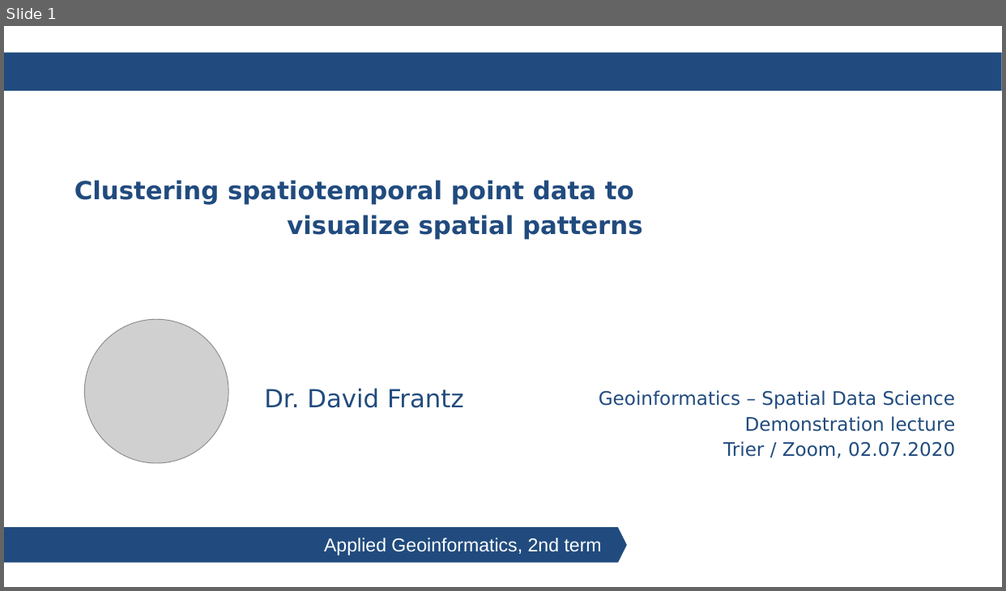
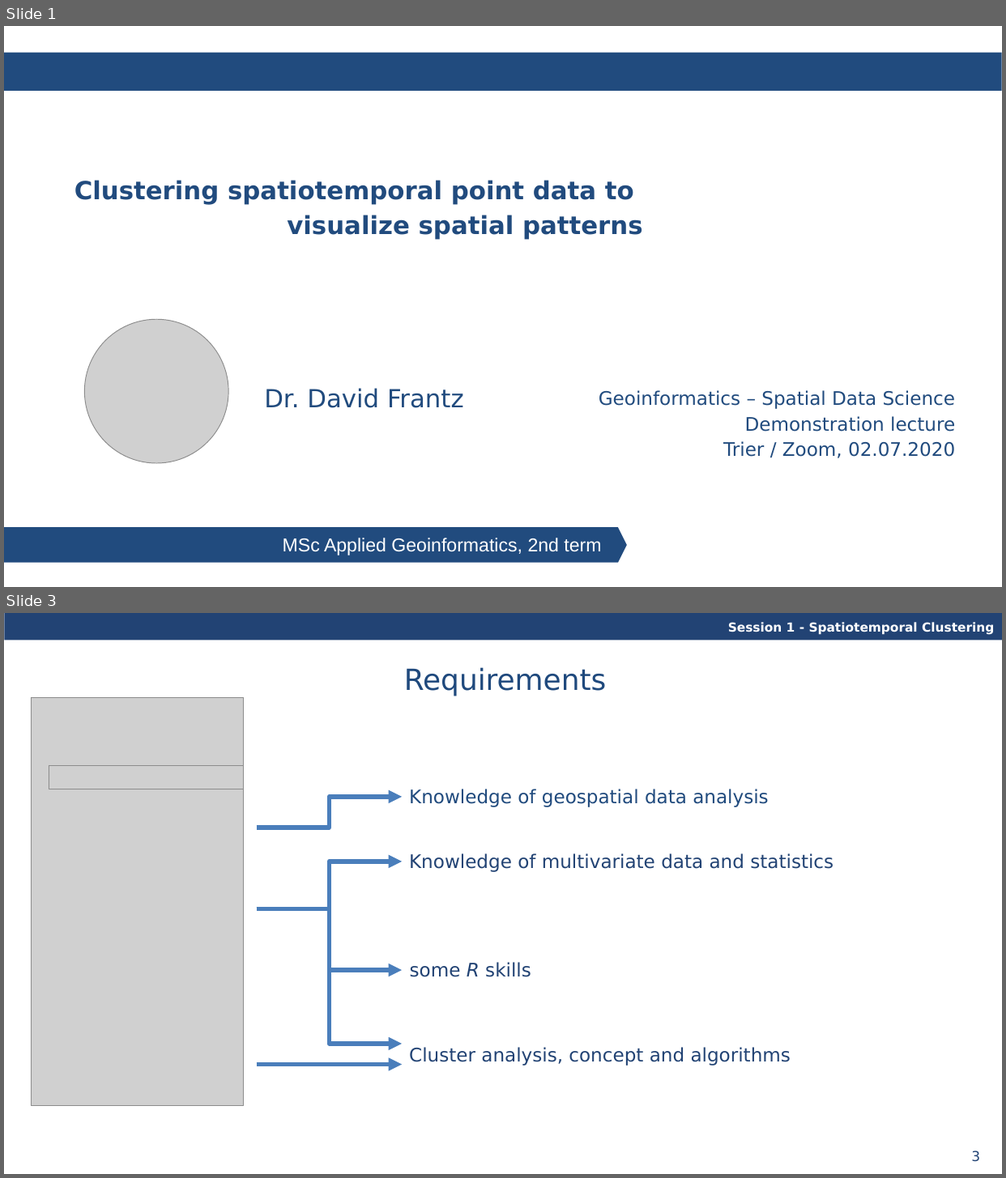
Before and after one commit to davidfrantz/covid19, a slide deck: material/spatio-temporal-clustering.pptx. Shown one above the other, each under a label of ours: slide 1 before the commit, slides 1 and 3 after it; the slides between them are not shown. The pictures are 1006x591 and 1006x1178 pixels, drawn with LibreOffice and Linux fonts; fonts in the diff are those of the drawing; grey boxes stand for pictures. Boxes give left, top, right and bottom in pixels: in the first picture for what was removed or moved away, otherwise in the second. Text is boxed around its words. In the diff, an @@ line names an element or a change of style, - is before the commit and + after.

```diff
--- a/material/spatio-temporal-clustering.pptx
+++ b/material/spatio-temporal-clustering.pptx
@@ slide 3 added at <box>4,613,1002,1174</box>, background #FFFFFF @@
@@ rectangle added at <box>4,613,1002,640</box>, fill #224374 @@
@@ text added at <box>728,622,994,635</box>, 12 pt, text #FFFFFF, bold @@
+Session 1 - Spatiotemporal Clustering
@@ title added at <box>404,667,606,696</box>, 28 pt, text #1F497D @@
+Requirements
@@ picture added at <box>32,697,244,1106</box> @@
@@ picture added at <box>49,766,244,789</box> @@
@@ elbow arrow added from (256, 828) to (402, 797), #4B7EBC 4.25 pt @@
@@ text added at <box>409,789,768,807</box>, 18 pt, text #214B7E @@
+Knowledge of geospatial data analysis
@@ text added at <box>409,854,833,872</box>, 18 pt, text #224374 @@
+Knowledge of multivariate data and statistics
@@ elbow arrow added from (256, 909) to (402, 862), #4B7EBC 4.25 pt @@
@@ elbow arrow added from (256, 909) to (402, 1044), #4B7EBC 4.25 pt @@
@@ elbow arrow added from (256, 909) to (402, 970), #4B7EBC 4.25 pt @@
@@ text added at <box>410,962,531,977</box>, 18 pt, text #224374 @@
+some R skills
@@ text added at <box>409,1047,791,1066</box>, 18 pt, text #224374 @@
+Cluster analysis, concept and algorithms
@@ arrow added from (256, 1064) to (402, 1064), #4B7EBC 4.25 pt @@
@@ page number added at <box>971,1151,980,1162</box>, 13.2 pt, text #224374 @@
+3
@@ slide 1 changed as well @@
@@ text at <box>283,538,601,556</box>: text changed @@
-Applied Geoinformatics, 2nd term
+MSc Applied Geoinformatics, 2nd term
```
Also in this commit, not shown: 23 other slides changed, 4 other slides added, 4 slides removed, 1 other file.
